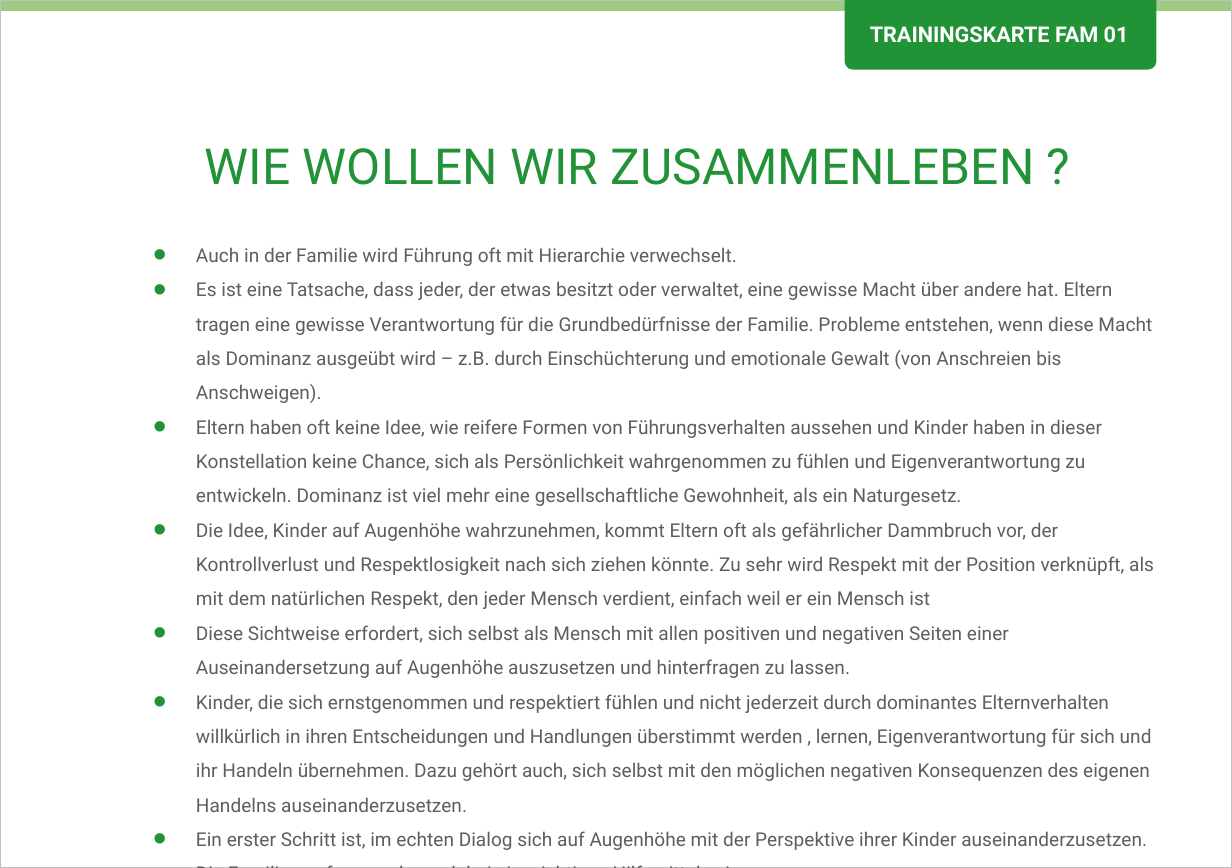
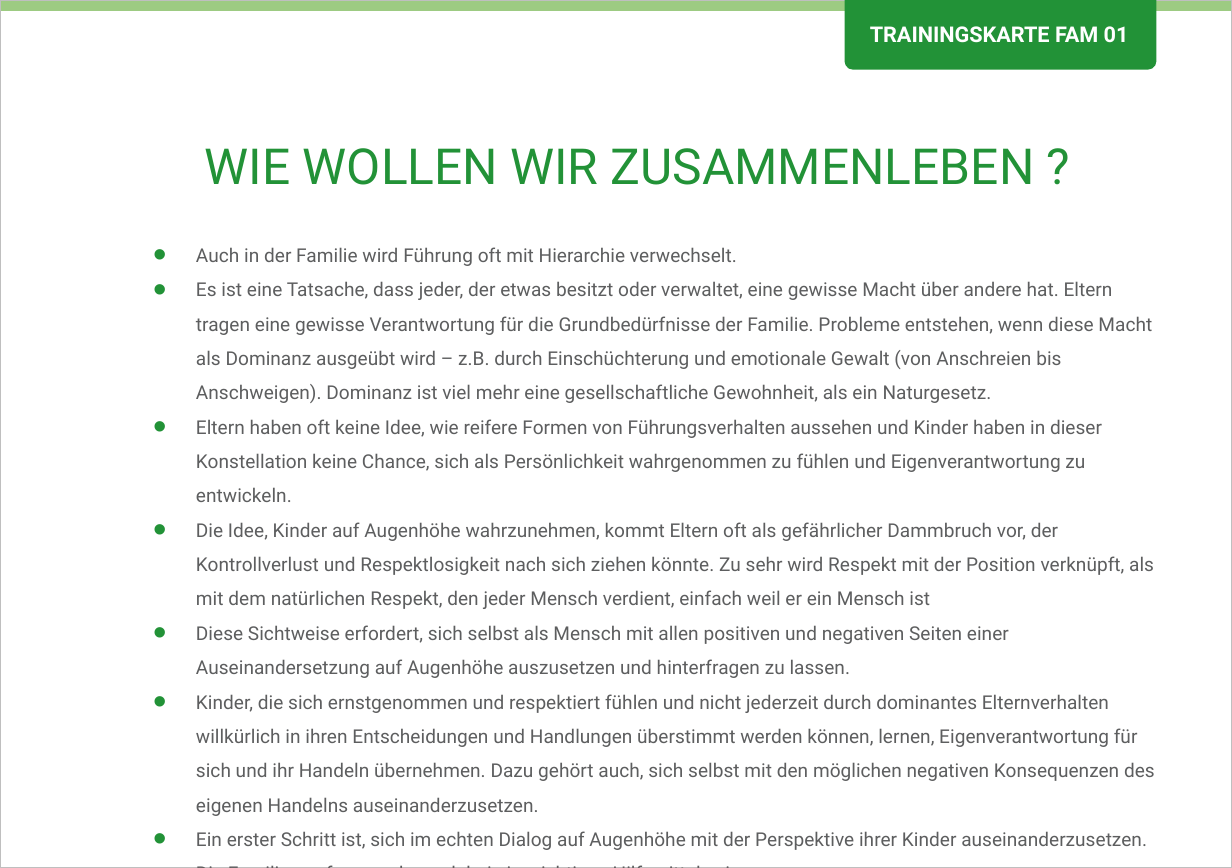
Before and after one commit to Teamtool/training-materials, a slide deck: slide 1 of emotional erwachsen/Family (FAM)/ger_FAM_01_Wie_wollen_wir_zusammenleben.pptx. Drawn at 1232x868 pixels with LibreOffice and Linux fonts; fonts in the diff are those of the drawing; background and template pictures are left out. Boxes give left, top, right and bottom in pixels: in the first picture for what was removed or moved away, otherwise in the second. Text is boxed around its words. In the diff, an @@ line names an element or a change of style, - is before the commit and + after.

```diff
--- a/emotional erwachsen/Family (FAM)/ger_FAM_01_Wie_wollen_wir_zusammenleben.pptx
+++ b/emotional erwachsen/Family (FAM)/ger_FAM_01_Wie_wollen_wir_zusammenleben.pptx
@@ text at [196, 281, 1152, 502]: text changed @@
-• Es ist eine Tatsache, dass jeder, der etwas besitzt oder verwaltet, eine gewisse Macht über andere hat. Eltern tragen eine gewisse Verantwortung für die Grundbedürfnisse der Familie. Probleme entstehen, wenn diese Macht als Dominanz ausgeübt wird – z.B. durch Einschüchterung und emotionale Gewalt (von Anschreien bis Anschweigen).
-• Eltern haben oft keine Idee, wie reifere Formen von Führungsverhalten aussehen und Kinder haben in dieser Konstellation keine Chance, sich als Persönlichkeit wahrgenommen zu fühlen und Eigenverantwortung zu entwickeln. Dominanz ist viel mehr eine gesellschaftliche Gewohnheit, als ein Naturgesetz.
+• Es ist eine Tatsache, dass jeder, der etwas besitzt oder verwaltet, eine gewisse Macht über andere hat. Eltern tragen eine gewisse Verantwortung für die Grundbedürfnisse der Familie. Probleme entstehen, wenn diese Macht als Dominanz ausgeübt wird – z.B. durch Einschüchterung und emotionale Gewalt (von Anschreien bis Anschweigen). Dominanz ist viel mehr eine gesellschaftliche Gewohnheit, als ein Naturgesetz.
+• Eltern haben oft keine Idee, wie reifere Formen von Führungsverhalten aussehen und Kinder haben in dieser Konstellation keine Chance, sich als Persönlichkeit wahrgenommen zu fühlen und Eigenverantwortung zu entwickeln.
@@ text at [196, 694, 1155, 850]: text changed @@
-• Kinder, die sich ernstgenommen und respektiert fühlen und nicht jederzeit durch dominantes Elternverhalten willkürlich in ihren Entscheidungen und Handlungen überstimmt werden , lernen, Eigenverantwortung für sich und ihr Handeln übernehmen. Dazu gehört auch, sich selbst mit den möglichen negativen Konsequenzen des eigenen Handelns auseinanderzusetzen.
-• Ein erster Schritt ist, im echten Dialog sich auf Augenhöhe mit der Perspektive ihrer Kinder auseinanderzusetzen. Die Familienverfassung kann dabei ein wichtiges Hilfsmittel sein.
+• Kinder, die sich ernstgenommen und respektiert fühlen und nicht jederzeit durch dominantes Elternverhalten willkürlich in ihren Entscheidungen und Handlungen überstimmt werden können, lernen, Eigenverantwortung für sich und ihr Handeln übernehmen. Dazu gehört auch, sich selbst mit den möglichen negativen Konsequenzen des eigenen Handelns auseinanderzusetzen.
+• Ein erster Schritt ist, sich im echten Dialog auf Augenhöhe mit der Perspektive ihrer Kinder auseinanderzusetzen. Die Familienverfassung kann dabei ein wichtiges Hilfsmittel sein.
```
Also in this commit, not shown: 1 other slide changed, 3 other files.
